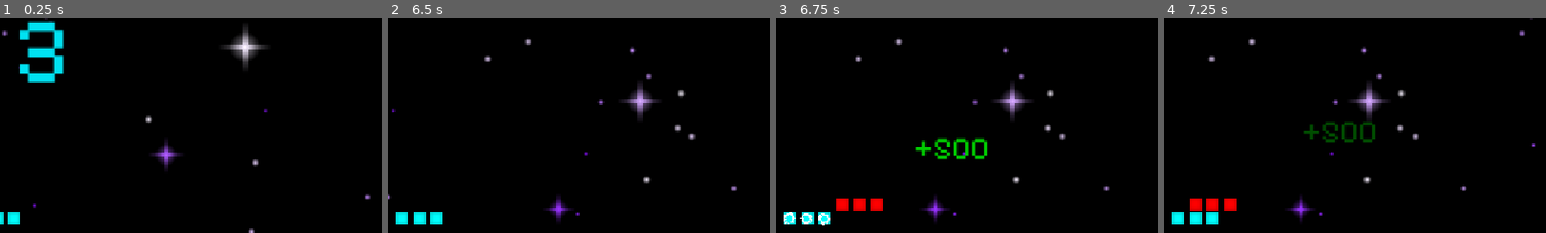
Above: before the commit, frames 1-4 (left to right).
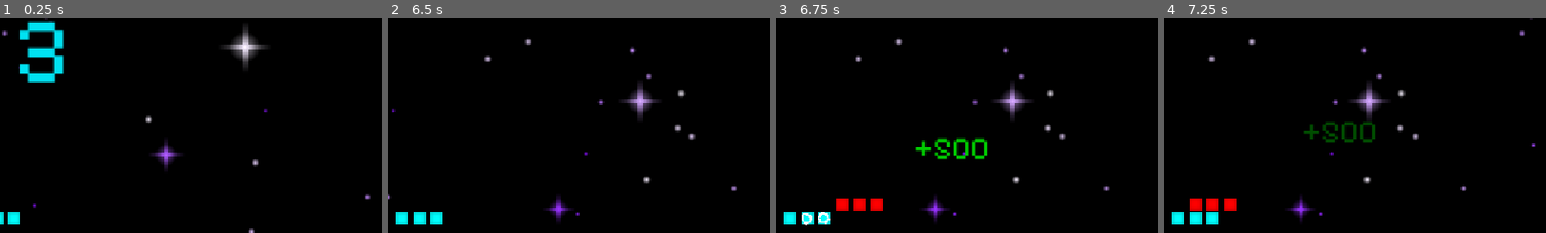
Above: after the commit, the same moments.

Repository: akhakhakh/Project-2.1-Light-Festival
Game: Godot game, scene res://scenes_stacker/Main.tscn
The game is run twice, just before and just after one commit, with the same random seed, the same clock (stepped at 60 frames per second) and the same inputs.
Inputs:
- Up to frame 1 (0.25 s): no input
- Up to frame 2 (6.5 s): hold Left (green_button) 0.53-1.28 s; tap Up (blue_button) at 1.35 s; tap Left (green_button) at 1.55, 3.05, 3.8, 4.35, 5.3, 5.85 s; hold Left (green_button) 2.03-2.78 s; tap Down (red_button) at 2.85 s; hold Right (yellow_button) 3.53-4.28 s; hold Up (blue_button) 5.03-5.78 s
- Up to frame 3 (6.75 s): hold Down (red_button) from 6.53 s (still down)
- Up to frame 4 (7.25 s): keep holding Down (red_button); tap Left (green_button) at 6.8 s
The pictures show only the part of the screen within x 45-95%, y 50-100%; the shares and areas given below are measured in that part.

Frames 1-2 are identical in both runs. In frame 3, 0.2% of the frame differs, in the area x 2-15%, y 90-97%; in frame 4, nothing differs.

Commit message:
added particles

Diff:
--- a/stacker_game/stacker-prototype/project.godot
+++ b/stacker_game/stacker-prototype/project.godot
@@ -21,6 +21,7 @@
 
 [display]
 
+window/size/mode=3
 window/stretch/mode="canvas_items"
 
 [dotnet]
--- a/stacker_game/stacker-prototype/scenes_stacker/Main.tscn
+++ b/stacker_game/stacker-prototype/scenes_stacker/Main.tscn
@@ -60,12 +60,24 @@
 _data = [Vector2(0.08536586, 1), 0.0, 0.0, 0, 0, Vector2(0.99390244, 0.06741583), 0.0, 0.0, 0, 0]
 point_count = 2
 
+[sub_resource type="Curve" id="Curve_i2nvn"]
+_data = [Vector2(0.09322034, 1), 0.0, 0.0, 0, 0, Vector2(1, 0), 0.0, 0.0, 0, 0]
+point_count = 2
+
 [sub_resource type="Curve" id="Curve_tbgi4"]
 _data = [Vector2(0.07926831, 0.9887641), 0.0, 0.0, 0, 0, Vector2(1, 0), 0.0, 0.0, 0, 0]
 point_count = 2
 
+[sub_resource type="Curve" id="Curve_gwiyq"]
+_data = [Vector2(0.09322034, 1), 0.0, 0.0, 0, 0, Vector2(1, 0), 0.0, 0.0, 0, 0]
+point_count = 2
+
 [sub_resource type="Curve" id="Curve_tefeu"]
 _data = [Vector2(0.08536586, 1), 0.0, 0.0, 0, 0, Vector2(1, 0), 0.0, 0.0, 0, 0]
+point_count = 2
+
+[sub_resource type="Curve" id="Curve_gmg3d"]
+_data = [Vector2(0.09322034, 1), 0.0, 0.0, 0, 0, Vector2(1, 0), 0.0, 0.0, 0, 0]
 point_count = 2
 
 [node name="Node2D" type="Node2D"]
@@ -667,6 +679,21 @@
 scale_amount_max = 4.0
 scale_amount_curve = SubResource("Curve_jyhfs")
 
+[node name="CPUParticles2D_Red" type="CPUParticles2D" parent="Icon"]
+emitting = false
+amount = 60
+lifetime = 1.5
+one_shot = true
+speed_scale = 3.0
+explosiveness = 1.0
+spread = 180.0
+gravity = Vector2(0, 0)
+initial_velocity_min = 30.0
+initial_velocity_max = 50.0
+scale_amount_min = 2.0
+scale_amount_max = 4.0
+scale_amount_curve = SubResource("Curve_i2nvn")
+
 [node name="Icon2" type="Sprite2D" parent="."]
 position = Vector2(213.33798, 402.33798)
 rotation = 0.00443127
@@ -689,6 +716,22 @@
 scale_amount_max = 4.0
 scale_amount_curve = SubResource("Curve_tbgi4")
 
+[node name="CPUParticles2D_Red" type="CPUParticles2D" parent="Icon2"]
+emitting = false
+amount = 60
+lifetime = 1.5
+one_shot = true
+speed_scale = 3.0
+explosiveness = 1.0
+spread = 180.0
+gravity = Vector2(0, 0)
+initial_velocity_min = 30.0
+initial_velocity_max = 50.0
+scale_amount_min = 2.0
+scale_amount_max = 4.0
+scale_amount_curve = SubResource("Curve_gwiyq")
+color = Color(0.87058824, 0.105882354, 0, 1)
+
 [node name="Icon3" type="Sprite2D" parent="."]
 position = Vector2(178.33798, 402.33798)
 rotation = 0.00443127
@@ -711,6 +754,22 @@
 scale_amount_max = 4.0
 scale_amount_curve = SubResource("Curve_tefeu")
 
+[node name="CPUParticles2D_Red" type="CPUParticles2D" parent="Icon3"]
+emitting = false
+amount = 60
+lifetime = 1.5
+one_shot = true
+speed_scale = 3.0
+explosiveness = 1.0
+spread = 180.0
+gravity = Vector2(0, 0)
+initial_velocity_min = 30.0
+initial_velocity_max = 50.0
+scale_amount_min = 2.0
+scale_amount_max = 4.0
+scale_amount_curve = SubResource("Curve_gmg3d")
+color = Color(0.87058824, 0.105882354, 0, 1)
+
 [node name="Left-Border" type="ColorRect" parent="."]
 offset_left = 436.0
 offset_top = 305.0
--- a/stacker_game/stacker-prototype/scripts_stacker/main.gd
+++ b/stacker_game/stacker-prototype/scripts_stacker/main.gd
@@ -641,9 +641,16 @@
 
 		# Trigger particles only on perfect stack
 		if surviving_positions.size() == cur_blocks:
-			if icon_instance.has_node("CPUParticles2D"):
-				var p = icon_instance.get_node("CPUParticles2D")
-				p.restart()
+			for icon in icons:
+				if icon.has_node("CPUParticles2D"):
+					icon.get_node("CPUParticles2D").restart()
+
+		# imperfect -> red particles
+		else:
+			for icon in icons:
+				if icon.has_node("CPUParticles2D_Red"):
+					icon.get_node("CPUParticles2D_Red").restart()
+
 
 	# Hide moving blocks
 	for icon in icons:
--- a/stacker_game/stacker-prototype/scripts_stacker/node_2d.gd
+++ b/stacker_game/stacker-prototype/scripts_stacker/node_2d.gd
@@ -9,3 +9,4 @@
 # Called every frame. 'delta' is the elapsed time since the previous frame.
 func _process(delta: float) -> void:
 	pass
+"res://scripts_stacker/Global.gd"
Not shown: 1 places in stacker_game/stacker-prototype/scenes_stacker/Main.tscn that only renumber resources
